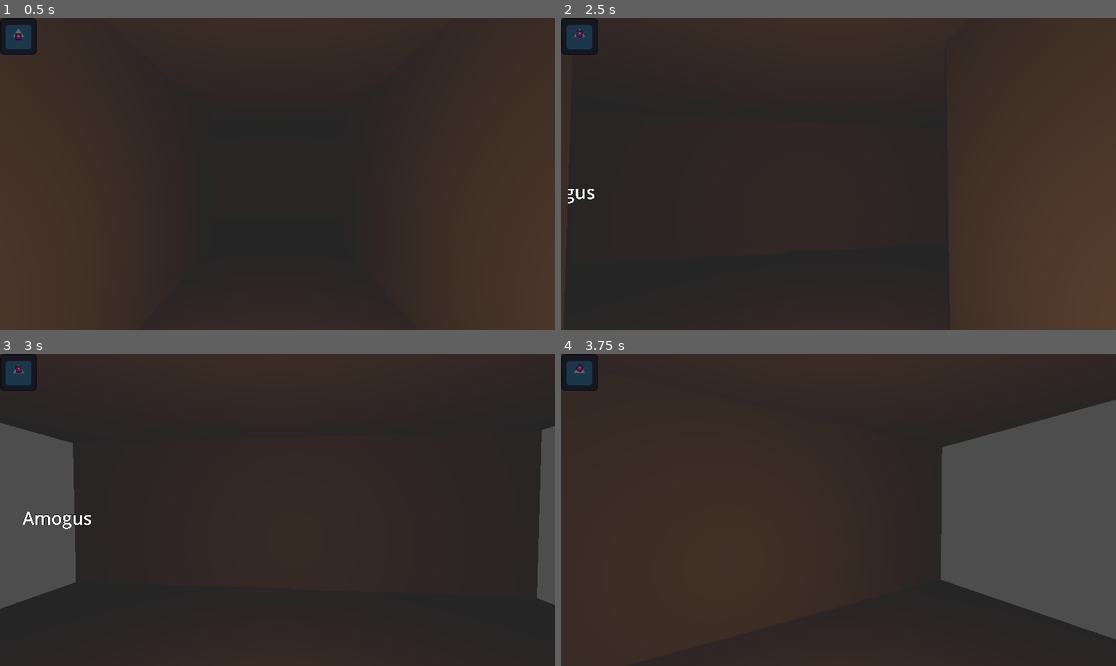
Above: before the commit, frames 1-4 (two rows, left to right).
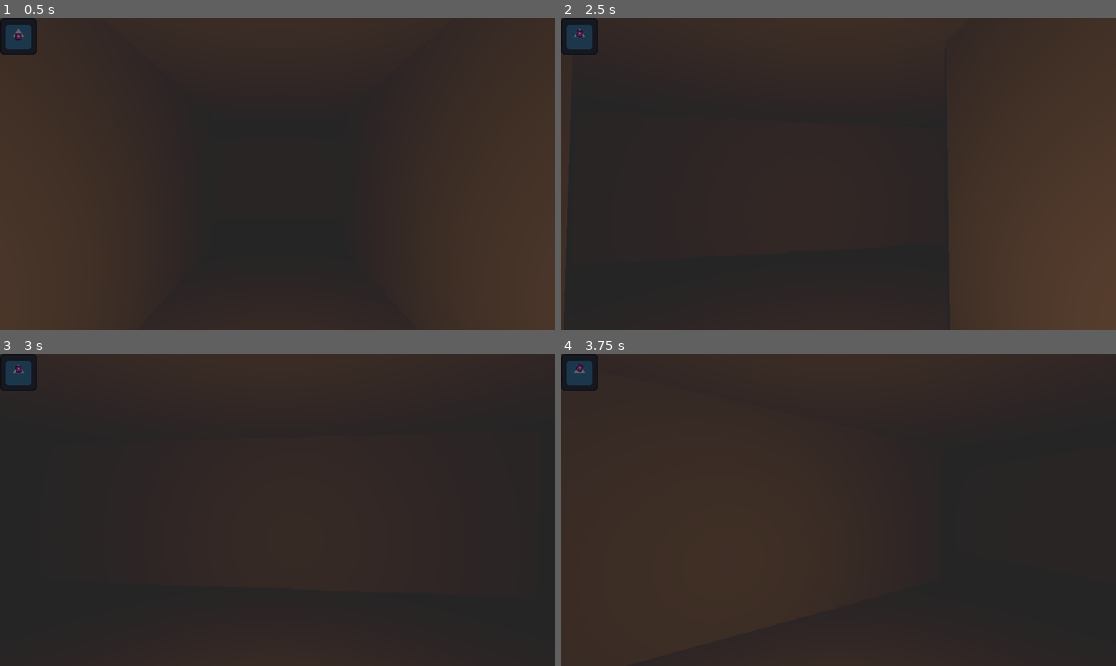
Above: after the commit, the same moments.

Repository: Lukko-Digital/Marotte
Game: Godot game, scene res://fp_maze/fp_maze.tscn
Two runs of this game, one before a commit and one after it. Both use one fixed random seed, a clock stepped at 60 frames per second and the inputs below. The engine's default icon, where the game draws it, is replaced by a stand-in: a white triangle on a blue panel in a dark square.
Inputs (mouse positions are in pixels of both pictures, inside the frame that each line leads up to):
- Up to frame 1 (0.5 s): no input
- Up to frame 2 (2.5 s): tap Enter at 0.5 s; move the mouse to (866, 174) at 0.52 s; hold W (up) from 0.53 s (still down); tap Space (space) at 0.6, 1.25, 1.35, 2.1 s; move the mouse to (810, 174) at 1.27 s; move the mouse to (849, 167) at 2.02 s
- Up to frame 3 (3 s): keep holding W (up); move the mouse to (271, 516) at 2.77 s; tap Space (space) at 2.85 s
- Up to frame 4 (3.75 s): keep holding W (up); move the mouse to (877, 513) at 3.52 s; tap Space (space) at 3.6 s

Frame 1 is identical in both runs. In frame 2, 0.1% of the frame differs, in the area x 1-7%, y 54-60%; in frame 3, 8.6%; in frame 4, 19%, in the area x 68-100%, y 14-92%.

Commit message:
fpm word spawning

Diff:
--- /dev/null
+++ b/fp_maze/fp_maze.gd
@@ -0,0 +1,25 @@
+extends Node3D
+
+@onready var spawn_points = $SpawnPoints.get_children()
+@onready var word_scene = preload("res://fp_maze/fp_maze_word.tscn")
+var current_spawn
+
+var word
+
+func spawn_word():
+	word = word_scene.instantiate()
+	add_child(word)
+
+	current_spawn = spawn_points.pop_front()
+	word.position = current_spawn.position
+
+	spawn_points.shuffle()
+	spawn_points.append(current_spawn)
+
+	word.entered.connect(spawn_word)
+
+func _ready():
+	spawn_points.shuffle()
+
+
+	spawn_word()
--- a/fp_maze/fp_maze.tscn
+++ b/fp_maze/fp_maze.tscn
@@ -1,10 +1,10 @@
 [gd_scene load_steps=10 format=3 uid="uid://dnfw775ud128o"]
 
+[ext_resource type="Script" path="res://fp_maze/fp_maze.gd" id="1_2pyqd"]
 [ext_resource type="PackedScene" uid="uid://b2mtmh3kniaj3" path="res://fp_maze/player/fp_maze_player.tscn" id="1_xt3ey"]
 [ext_resource type="PackedScene" uid="uid://cjp4eow1trakk" path="res://fp_maze/wall/tunnel.tscn" id="2_dn5hj"]
 [ext_resource type="PackedScene" uid="uid://yshtu8rxtscq" path="res://fp_maze/wall/wall.tscn" id="2_jiomu"]
 [ext_resource type="PackedScene" uid="uid://cckqx6u14q8bc" path="res://fp_maze/minimap.tscn" id="4_n7iq7"]
-[ext_resource type="PackedScene" uid="uid://gq6y2xjqy6wy" path="res://fp_maze/fp_maze_word.tscn" id="5_jp38w"]
 
 [sub_resource type="Environment" id="Environment_n6kyh"]
 volumetric_fog_enabled = true
@@ -20,32 +20,10 @@
 density_texture = SubResource("NoiseTexture3D_xuo61")
 
 [node name="FPMaze" type="Node3D"]
+script = ExtResource("1_2pyqd")
 
 [node name="Player" parent="." instance=ExtResource("1_xt3ey")]
 transform = Transform3D(1, 0, 0, 0, 1, 0, 0, 0, 1, 0, 1.09156, 0)
-
-[node name="Tunnel" parent="." instance=ExtResource("2_dn5hj")]
-
-[node name="Tunnel2" parent="." instance=ExtResource("2_dn5hj")]
-transform = Transform3D(1, 0, 0, 0, 1, 0, 0, 0, 1, 0, 0, -10)
-
-[node name="Tunnel3" parent="." instance=ExtResource("2_dn5hj")]
-transform = Transform3D(-4.37114e-08, 0, -1, 0, 1, 0, 1, 0, -4.37114e-08, -10, 0, -20)
-
-[node name="Tunnel4" parent="." instance=ExtResource("2_dn5hj")]
-transform = Transform3D(-4.37114e-08, 0, -1, 0, 1, 0, 1, 0, -4.37114e-08, 10, 0, -20)
-
-[node name="Wall" parent="." instance=ExtResource("2_jiomu")]
-transform = Transform3D(1, 0, 0, 0, 1, 0, 0, 0, 1, 0, 0, -20)
-
-[node name="Wall2" parent="." instance=ExtResource("2_jiomu")]
-transform = Transform3D(1, 0, 0, 0, 1, 0, 0, 0, 1, 0, 10, -20)
-
-[node name="Wall3" parent="." instance=ExtResource("2_jiomu")]
-transform = Transform3D(1, 0, 0, 0, -4.37114e-08, -1, 0, 1, -4.37114e-08, 0, 5, -25)
-
-[node name="Wall4" parent="." instance=ExtResource("2_jiomu")]
-transform = Transform3D(1, 0, 0, 0, -4.37114e-08, -1, 0, 1, -4.37114e-08, 0, 5, 5)
 
 [node name="WorldEnvironment" type="WorldEnvironment" parent="."]
 environment = SubResource("Environment_n6kyh")
@@ -58,5 +36,77 @@
 [node name="Ui" parent="." node_paths=PackedStringArray("player") instance=ExtResource("4_n7iq7")]
 player = NodePath("../Player")
 
-[node name="fp_maze_word" parent="." instance=ExtResource("5_jp38w")]
-transform = Transform3D(1, 0, 0, 0, 1, 0, 0, 0, 1, -10, 5, -20)
+[node name="Maze" type="Node3D" parent="."]
+
+[node name="Tunnel" parent="Maze" instance=ExtResource("2_dn5hj")]
+
+[node name="Tunnel2" parent="Maze" instance=ExtResource("2_dn5hj")]
+transform = Transform3D(1, 0, 0, 0, 1, 0, 0, 0, 1, 0, 0, -10)
+
+[node name="Tunnel3" parent="Maze" instance=ExtResource("2_dn5hj")]
+transform = Transform3D(-4.37114e-08, 0, -1, 0, 1, 0, 1, 0, -4.37114e-08, -10, 0, -20)
+
+[node name="Tunnel7" parent="Maze" instance=ExtResource("2_dn5hj")]
+transform = Transform3D(-4.37114e-08, 0, -1, 0, 1, 0, 1, 0, -4.37114e-08, -10, 0, -20)
+
+[node name="Tunnel6" parent="Maze" instance=ExtResource("2_dn5hj")]
+transform = Transform3D(1, 0, -1.06581e-14, 0, 1, 0, 1.06581e-14, 0, 1, -20, 0, -10)
+
+[node name="Tunnel4" parent="Maze" instance=ExtResource("2_dn5hj")]
+transform = Transform3D(-4.37114e-08, 0, -1, 0, 1, 0, 1, 0, -4.37114e-08, 10, 0, -20)
+
+[node name="Tunnel5" parent="Maze" instance=ExtResource("2_dn5hj")]
+transform = Transform3D(1, 0, -1.06581e-14, 0, 1, 0, 1.06581e-14, 0, 1, 20, 0, -30)
+
+[node name="Wall" parent="Maze" instance=ExtResource("2_jiomu")]
+transform = Transform3D(1, 0, 0, 0, 1, 0, 0, 0, 1, 0, 0, -20)
+
+[node name="Wall2" parent="Maze" instance=ExtResource("2_jiomu")]
+transform = Transform3D(1, 0, 0, 0, 1, 0, 0, 0, 1, 0, 10, -20)
+
+[node name="Wall5" parent="Maze" instance=ExtResource("2_jiomu")]
+transform = Transform3D(1, 0, 0, 0, 1, 0, 0, 0, 1, -20, 0, -20)
+
+[node name="Wall6" parent="Maze" instance=ExtResource("2_jiomu")]
+transform = Transform3D(1, 0, 0, 0, 1, 0, 0, 0, 1, -20, 10, -20)
+
+[node name="Wall10" parent="Maze" instance=ExtResource("2_jiomu")]
+transform = Transform3D(1, 0, 0, 0, 1, 0, 0, 0, 1, 20, 10, -20)
+
+[node name="Wall11" parent="Maze" instance=ExtResource("2_jiomu")]
+transform = Transform3D(1, 0, 0, 0, 1, 0, 0, 0, 1, 20, 0, -20)
+
+[node name="Wall12" parent="Maze" instance=ExtResource("2_jiomu")]
+transform = Transform3D(1, 0, 0, 0, -4.37114e-08, -1, 0, 1, -4.37114e-08, 20, 5, -15)
+
+[node name="Wall13" parent="Maze" instance=ExtResource("2_jiomu")]
+transform = Transform3D(-4.37114e-08, 1, -4.37114e-08, 0, -4.37114e-08, -1, -1, -4.37114e-08, 1.91069e-15, 25, 5, -20)
+
+[node name="Wall14" parent="Maze" instance=ExtResource("2_jiomu")]
+transform = Transform3D(-1, -8.74228e-08, 3.82137e-15, 0, -4.37114e-08, -1, 8.74228e-08, -1, 4.37114e-08, 20, 5, -35)
+
+[node name="Wall7" parent="Maze" instance=ExtResource("2_jiomu")]
+transform = Transform3D(1, 0, 0, 0, -4.37114e-08, 1, 0, -1, -4.37114e-08, -20, 5, -25)
+
+[node name="Wall9" parent="Maze" instance=ExtResource("2_jiomu")]
+transform = Transform3D(1, 0, 0, 0, -4.37114e-08, 1, 0, -1, -4.37114e-08, -20, 5, -5)
+
+[node name="Wall8" parent="Maze" instance=ExtResource("2_jiomu")]
+transform = Transform3D(-4.37114e-08, -1, -4.37114e-08, 0, -4.37114e-08, 1, -1, 4.37114e-08, 1.91069e-15, -25, 5, -20)
+
+[node name="Wall3" parent="Maze" instance=ExtResource("2_jiomu")]
+transform = Transform3D(1, 0, 0, 0, -4.37114e-08, -1, 0, 1, -4.37114e-08, 0, 5, -25)
+
+[node name="Wall4" parent="Maze" instance=ExtResource("2_jiomu")]
+transform = Transform3D(1, 0, 0, 0, -4.37114e-08, -1, 0, 1, -4.37114e-08, 0, 5, 5)
+
+[node name="SpawnPoints" type="Node3D" parent="."]
+
+[node name="Node3D" type="Node3D" parent="SpawnPoints"]
+transform = Transform3D(1, 0, 0, 0, 1, 0, 0, 0, 1, 0, 5, 0)
+
+[node name="Node3D2" type="Node3D" parent="SpawnPoints"]
+transform = Transform3D(1, 0, 0, 0, 1, 0, 0, 0, 1, -20, 5, -10)
+
+[node name="Node3D3" type="Node3D" parent="SpawnPoints"]
+transform = Transform3D(1, 0, 0, 0, 1, 0, 0, 0, 1, 20, 5, -30)
--- /dev/null
+++ b/fp_maze/fp_maze_word.gd
@@ -0,0 +1,8 @@
+extends Label3D
+
+signal entered
+
+func _on_area_3d_body_entered(body):
+	entered.emit()
+	print(text)
+	queue_free()
--- a/fp_maze/fp_maze_word.tscn
+++ b/fp_maze/fp_maze_word.tscn
@@ -1,4 +1,6 @@
-[gd_scene load_steps=2 format=3 uid="uid://gq6y2xjqy6wy"]
+[gd_scene load_steps=3 format=3 uid="uid://gq6y2xjqy6wy"]
+
+[ext_resource type="Script" path="res://fp_maze/fp_maze_word.gd" id="1_0hd1g"]
 
 [sub_resource type="CapsuleShape3D" id="CapsuleShape3D_ymlyp"]
 radius = 1.0
@@ -7,6 +9,7 @@
 billboard = 1
 text = "Amogus"
 font_size = 160
+script = ExtResource("1_0hd1g")
 
 [node name="OmniLight3D" type="OmniLight3D" parent="."]
 
@@ -14,3 +17,5 @@
 
 [node name="CollisionShape3D" type="CollisionShape3D" parent="Area3D"]
 shape = SubResource("CapsuleShape3D_ymlyp")
+
+[connection signal="body_entered" from="Area3D" to="." method="_on_area_3d_body_entered"]
